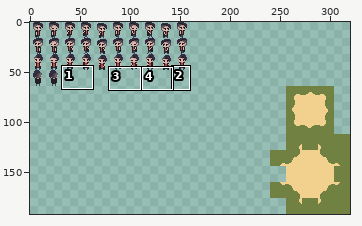
Edited in one commit: sprite sheet (res/SpriteSheet.png). Above, an overview of the earlier version with the close-up marked.
Close-up. Before the commit:
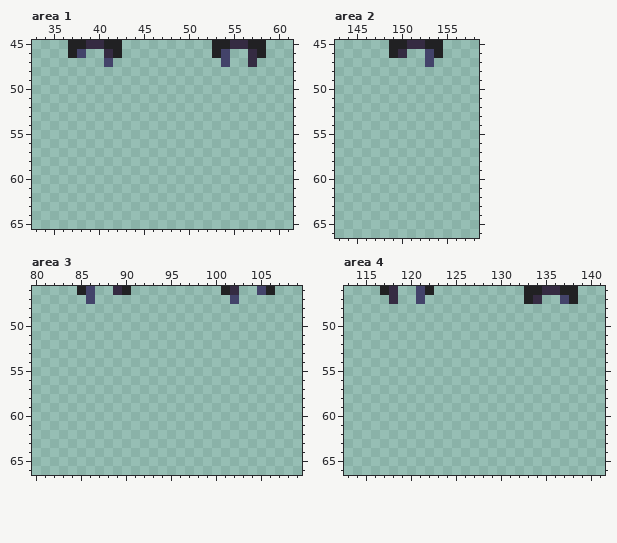
The file is 320x192 pixels. Shown: area 1: x 33..61, y 45..65; area 2: x 143..158, y 45..66; area 3: x 80..109, y 46..66; area 4: x 113..141, y 46..66. The commit also changed other parts of the picture, which this record leaves out.
And afterwards:
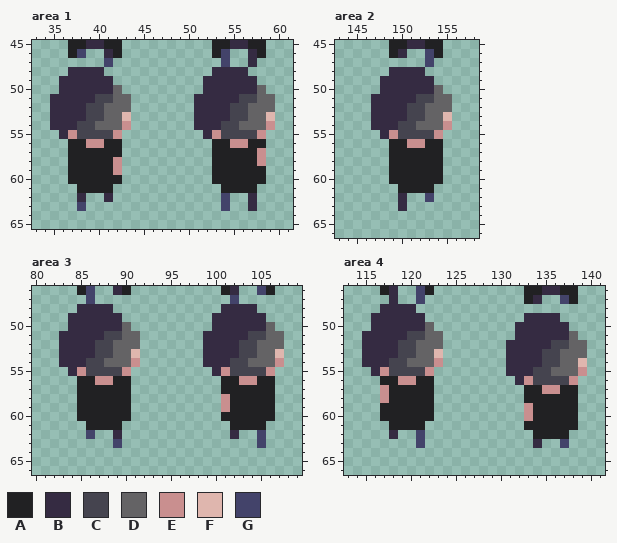
Palette (. is transparent): A #212123  B #352b42  C #45444f  D #646365  E #c98f8f  F #dfb6ae  G #43436a
What changed:
Changed rows in their new state; - is an unchanged pixel.
Area 1:
first column x 35:
48 --BBBB------------BBBB---
49 -BBBBBB----------BBBBBB--
50 -BBBBBBD---------BBBBBBD-
51 BBBBBCCDD-------BBBBBCCDD
52 BBBBCCDDD-------BBBBCCDDD
53 BBBBCCDDF-------BBBBCCDDF
54 BBBCCDDDE-------BBBCCDDDE
55 -BECCCCE---------BECCCCE-
56 --AAEEAA----------AAEEAA-
57 --AAAAAA----------AAAAAE-
58 --AAAAAE----------AAAAAE-
59 --AAAAAE----------AAAAAA-
60 --AAAAAA----------AAAAAA-
61 ---AAAA------------AAAA--
62 ---B--B------------G--B--
63 ---G---------------G--B--
Area 2:
first column x 147:
48 --BBBB---
49 -BBBBBB--
50 -BBBBBBD-
51 BBBBBCCDD
52 BBBBCCDDD
53 BBBBCCDDF
54 BBBCCDDDE
55 -BECCCCE-
56 --AAEEAA-
57 --AAAAAA-
58 --AAAAAA-
59 --AAAAAA-
60 --AAAAAA-
61 ---AAAA--
62 ---B--G--
63 ---B-----
Area 3:
first column x 83:
48 --BBBB------------BBBB---
49 -BBBBBB----------BBBBBB--
50 -BBBBBBD---------BBBBBBD-
51 BBBBBCCDD-------BBBBBCCDD
52 BBBBCCDDD-------BBBBCCDDD
53 BBBBCCDDF-------BBBBCCDDF
54 BBBCCDDDE-------BBBCCDDDE
55 -BECCCCE---------BECCCCE-
56 --AAEEAA----------AAEEAA-
57 --AAAAAA----------AAAAAA-
58 --AAAAAA----------EAAAAA-
59 --AAAAAA----------EAAAAA-
60 --AAAAAA----------AAAAAA-
61 ---AAAA------------AAAA--
62 ---G--B------------B--G--
63 ------G---------------G--
Area 4:
first column x 115:
48 --BBBB-------------------
49 -BBBBBB-----------BBBB---
50 -BBBBBBD---------BBBBBB--
51 BBBBBCCDD--------BBBBBBD-
52 BBBBCCDDD-------BBBBBCCDD
53 BBBBCCDDF-------BBBBCCDDD
54 BBBCCDDDE-------BBBBCCDDF
55 -BECCCCE--------BBBCCDDDE
56 --AAEEAA---------BECCCCE-
57 --EAAAAA----------AAEEAA-
58 --EAAAAA----------AAAAAA-
59 --AAAAAA----------EAAAAA-
60 --AAAAAA----------EAAAAA-
61 ---AAAA-----------AAAAAA-
62 ---B--G------------AAAA--
63 ------G------------B--G--
Boxes around the changes in both close-ups, in picture pixels (x1, y1, x2, y2):
added: (50, 67, 131, 211)
added: (194, 67, 275, 211)
added: (371, 67, 452, 211)
added: (59, 304, 140, 448)
added: (203, 304, 284, 448)
added: (362, 304, 443, 448)
added: (506, 313, 587, 448)
